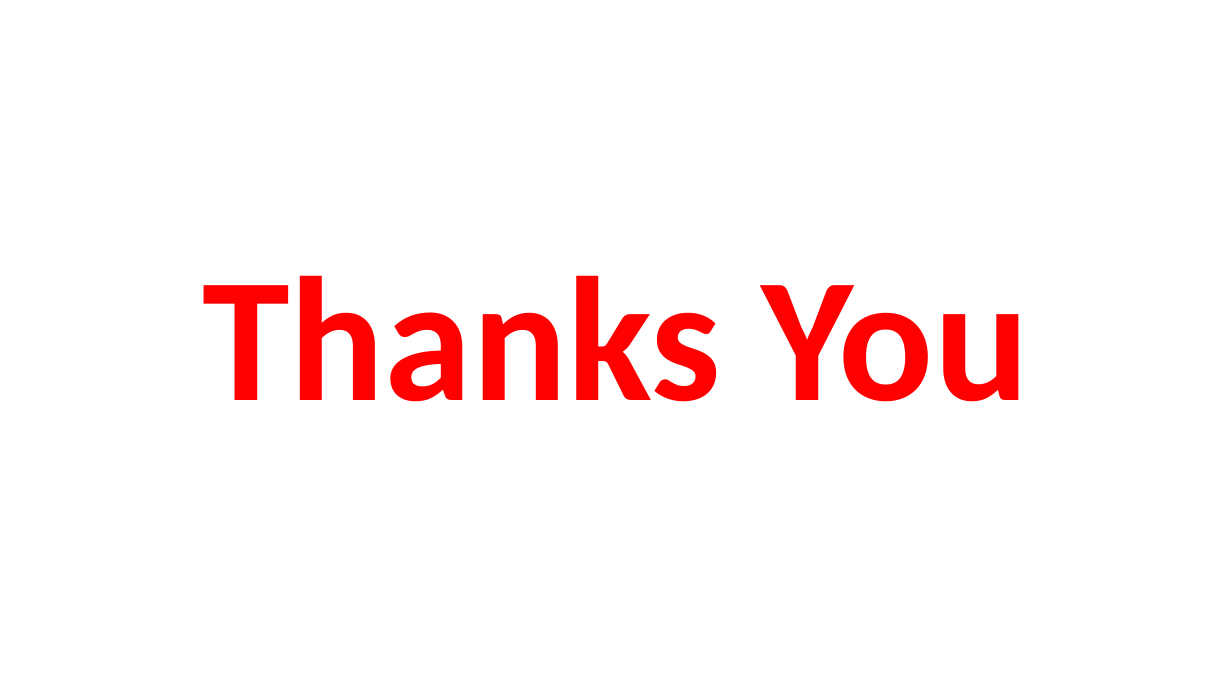
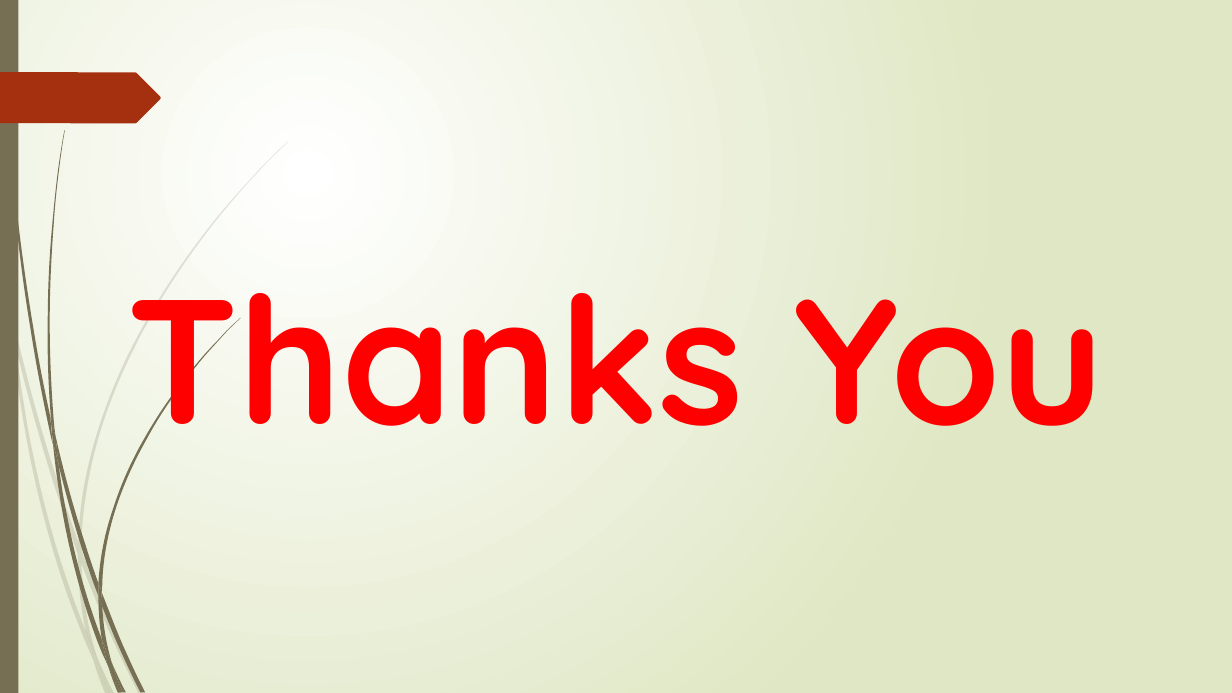
Before and after one commit to shantu03/trial, a slide deck: slide 7 of MINI Project PPT.pptx (slide 6 before the commit). Drawn at 1232x693 pixels with LibreOffice and Linux fonts; fonts in the diff are those of the drawing. Boxes give left, top, right and bottom in pixels: in the first picture for what was removed or moved away, otherwise in the second. Text is boxed around its words. In the diff, an @@ line names an element or a change of style, - is before the commit and + after.

```diff
--- a/MINI Project PPT.pptx
+++ b/MINI Project PPT.pptx
@@ background #FFFFFF to gradient #FFFFFF to #DFE8C4 @@
@@ rectangle added at (0, 0, 18, 693), fill #766F54 @@
@@ freeform shape added at (0, 72, 161, 123), fill #A53010 @@
@@ text "Thanks You" at (128, 293, 1104, 470): font Calibri to Quicksand; line spacing 0.9 to 1 @@
@@ group added at (0, 141, 288, 693): 10 freeform shapes @@
@@ group added at (3, 0, 240, 693): 12 freeform shapes @@
```
Also in this commit, not shown: 5 other slides changed, 1 slide added, 1 other file.
